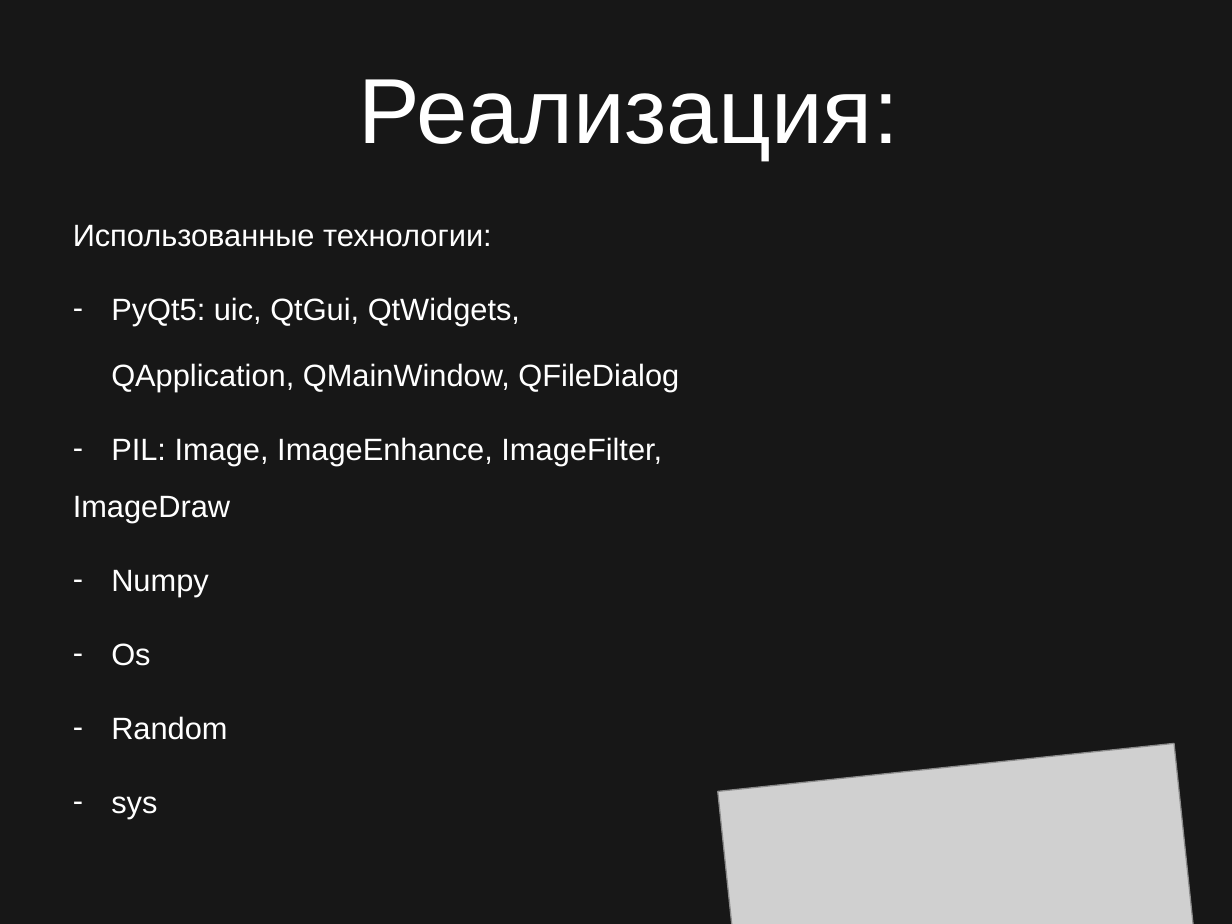
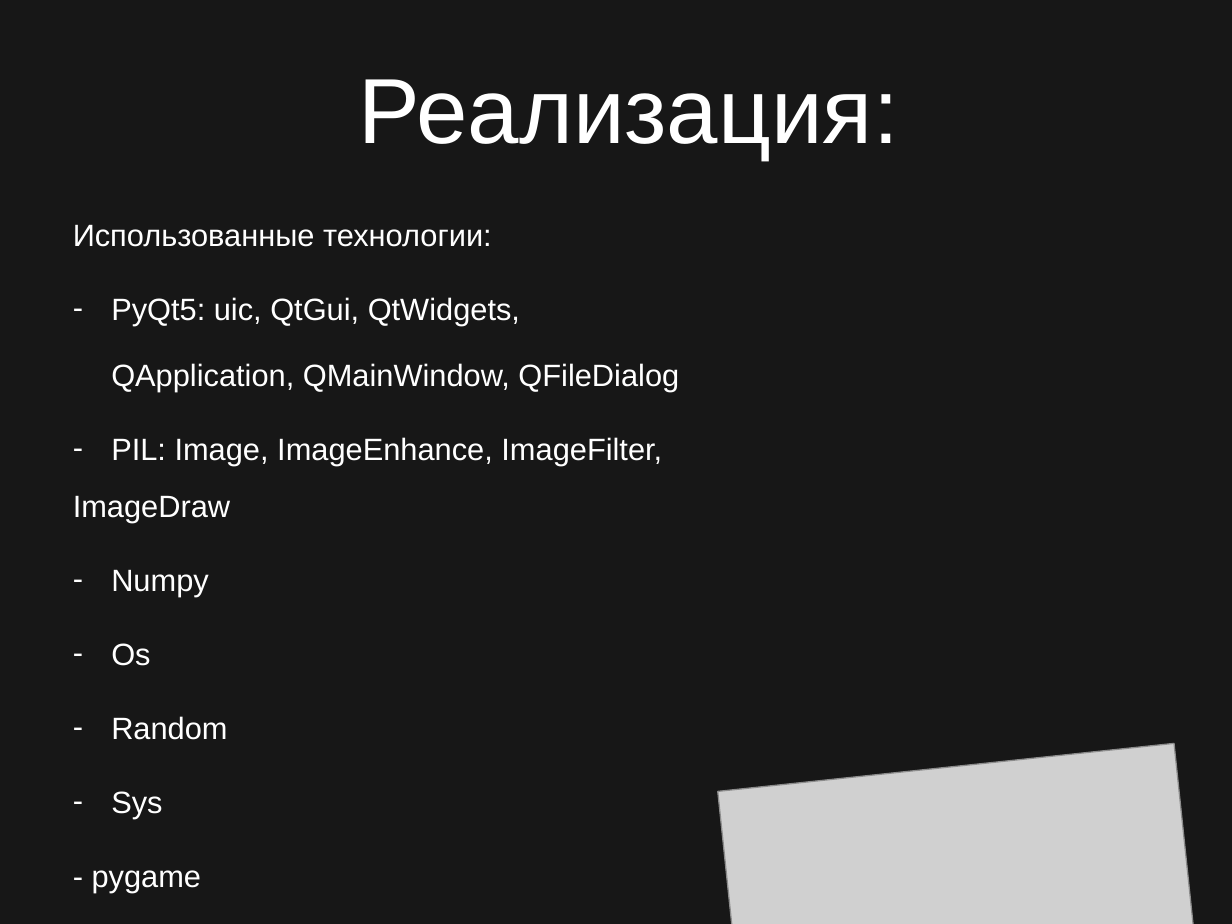
Before and after one commit to evilrise7/pyqtproject, a slide deck: slide 3 of presentation.pptx. Drawn at 1232x924 pixels with LibreOffice and Linux fonts; fonts in the diff are those of the drawing; grey boxes stand for pictures. Boxes give left, top, right and bottom in pixels: in the first picture for what was removed or moved away, otherwise in the second. Text is boxed around its words. In the diff, an @@ line names an element or a change of style, - is before the commit and + after.

Commit message:
presentation pygame

```diff
--- a/presentation.pptx
+++ b/presentation.pptx
@@ text at (92,791,202,892): text changed @@
-– sys
+– Sys
+- pygame
```
